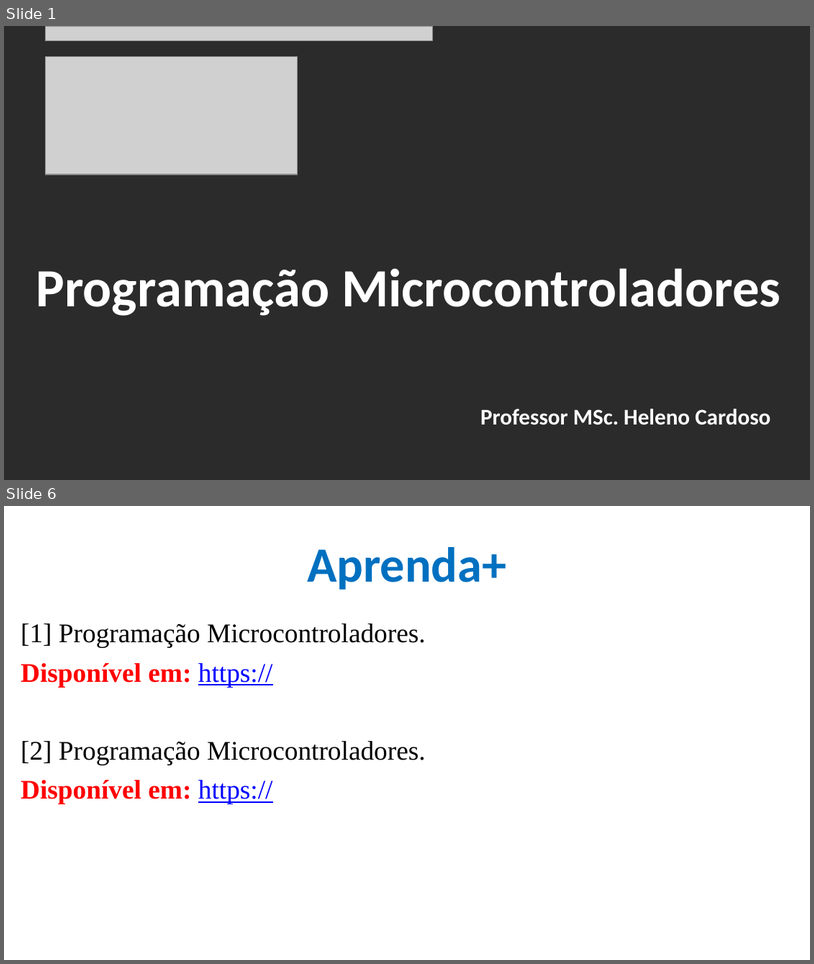
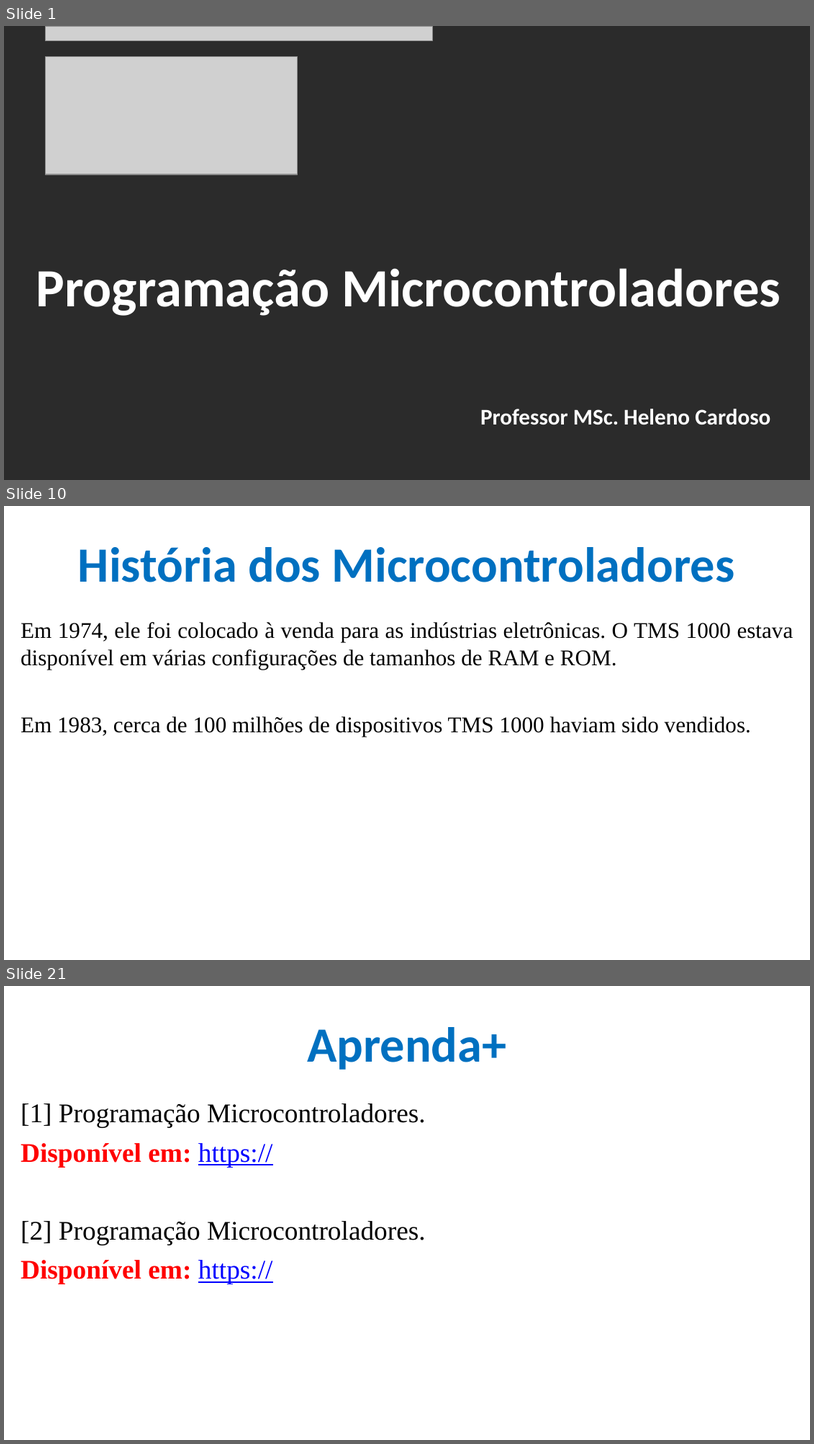
Before and after one commit to CloudEducationBrazil/WydenArea1ProgramacaoMicrocontroladores, a slide deck: 01 Classes/Aula 01 - Programação Microcontroladores.pptx. Shown one above the other, each under a label of ours: slides 1 and 6 before the commit, slides 1, 10 and 21 after it; the slides between them are not shown. The pictures are 814x964 and 814x1444 pixels, drawn with LibreOffice and Linux fonts; fonts in the diff are those of the drawing; grey boxes stand for pictures; background and template pictures are left out; a plain dark background stands for a picture behind light text. Boxes give left, top, right and bottom in pixels: in the first picture for what was removed or moved away, otherwise in the second. Text is boxed around its words. In the diff, an @@ line names an element or a change of style, - is before the commit and + after.

Commit message:
Aula 01 Microcontroladores ....

```diff
--- a/01 Classes/Aula 01 - Programação Microcontroladores.pptx
+++ b/01 Classes/Aula 01 - Programação Microcontroladores.pptx
@@ slide 10 added at bbox=[4, 506, 810, 960], background picture (left out) @@
@@ title added at bbox=[78, 547, 736, 582], 44 pt, text #0070C0, bold @@
+História dos Microcontroladores
@@ text added at bbox=[21, 622, 794, 736], 20 pt, text #000000 @@
+Em 1974, ele foi colocado à venda para as indústrias eletrônicas. O TMS 1000 estava disponível em várias configurações de tamanhos de RAM e ROM.
+Em 1983, cerca de 100 milhões de dispositivos TMS 1000 haviam sido vendidos.
@@ what was slide 6 is now slide 21 @@
```
Also in this commit, not shown: 5 slides changed, 14 other slides added.
